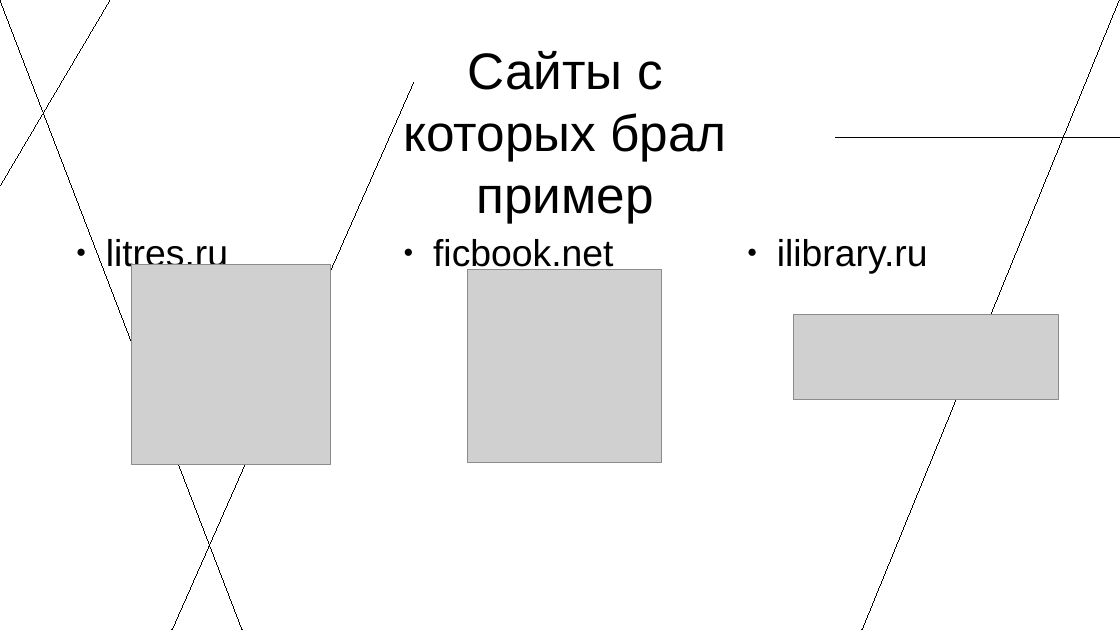
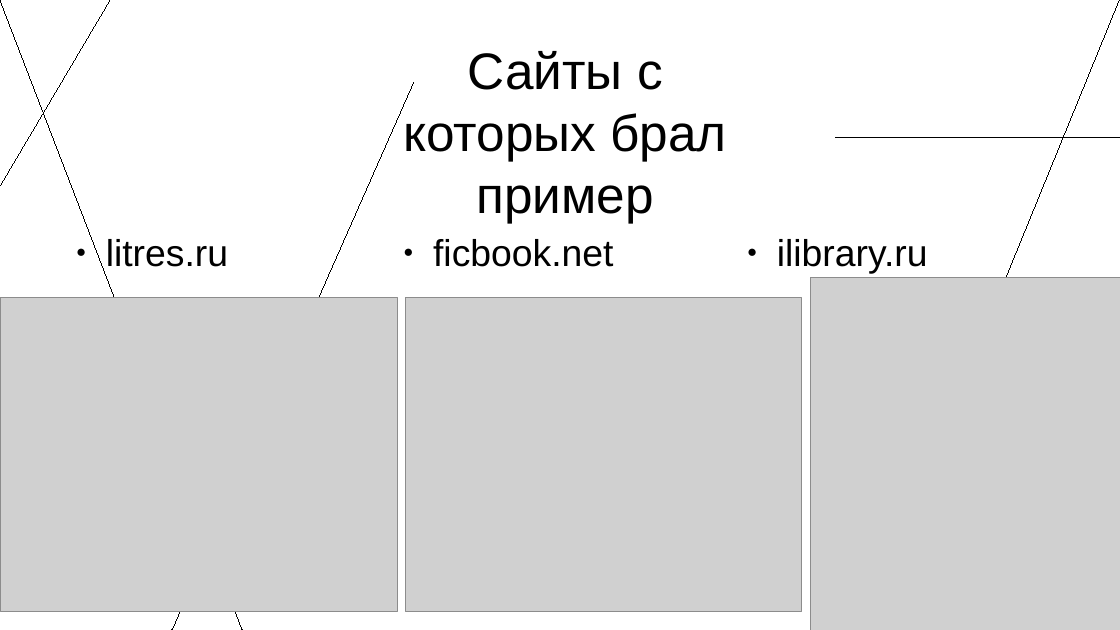
Before and after one commit to ilyuxakon/project-WEB, a slide deck: slide 3 of Презентация.pptx. Drawn at 1120x630 pixels with LibreOffice and Linux fonts; fonts in the diff are those of the drawing; grey boxes stand for pictures. Boxes give left, top, right and bottom in pixels: in the first picture for what was removed or moved away, otherwise in the second. Text is boxed around its words. In the diff, an @@ line names an element or a change of style, - is before the commit and + after.

```diff
--- a/Презентация.pptx
+++ b/Презентация.pptx
@@ picture removed at (x1=131, y1=265, x2=330, y2=464) @@
@@ picture added at (x1=0, y1=297, x2=397, y2=612) @@
@@ picture added at (x1=406, y1=297, x2=802, y2=612) @@
@@ picture removed at (x1=468, y1=270, x2=662, y2=464) @@
@@ picture added at (x1=811, y1=277, x2=1120, y2=630) @@
@@ picture removed at (x1=794, y1=314, x2=1059, y2=400) @@
```
Also in this commit, not shown: 1 slide added.
